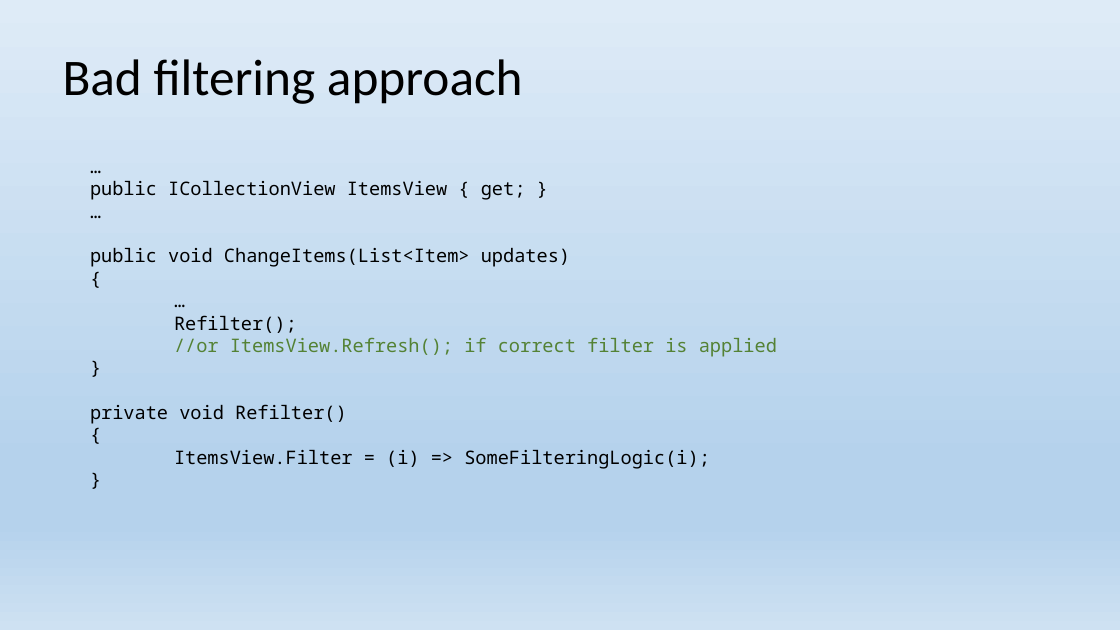
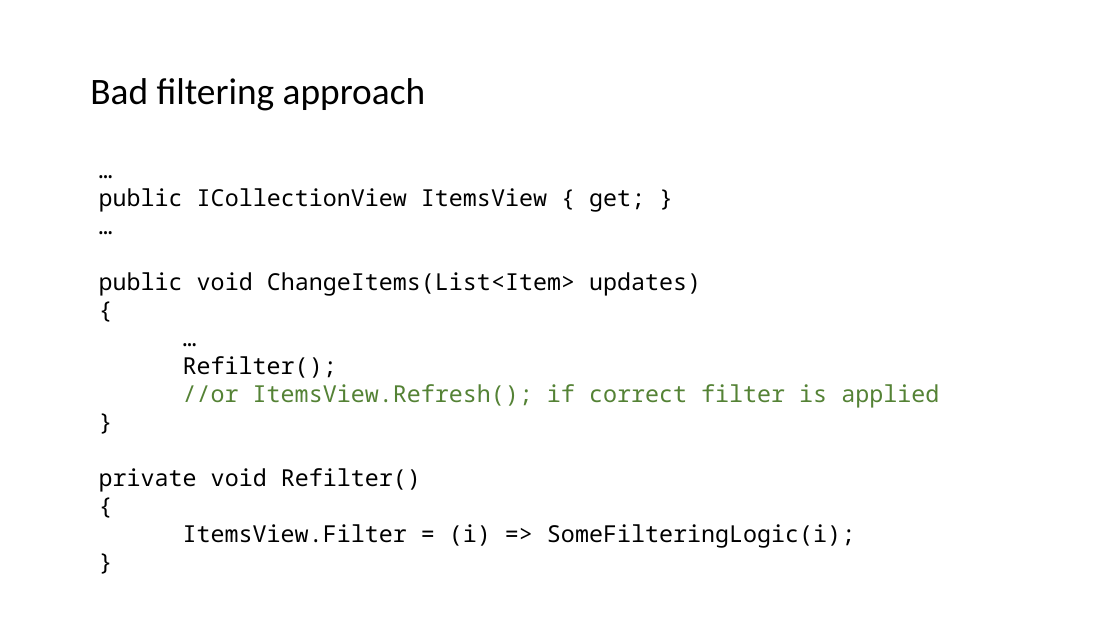
Before and after one commit to EPilyaev/WPFOptimizations, a slide deck: slide 17 of WPF Optimizations.pptx (slide 16 before the commit). Drawn at 1120x630 pixels with LibreOffice and Linux fonts; fonts in the diff are those of the drawing; background and template pictures are left out. Boxes give left, top, right and bottom in pixels: in the first picture for what was removed or moved away, otherwise in the second. Text is boxed around its words. In the diff, an @@ line names an element or a change of style, - is before the commit and + after.

Commit message:
Change presentation style to DA

```diff
--- a/WPF Optimizations.pptx
+++ b/WPF Optimizations.pptx
@@ background gradient #DEEBF7 to #B5D2EC to #CEE1F2 to #FFFFFF @@
@@ title "Bad filtering approach": place and size @@
-title "Bad filtering approach" at <box>63,59,523,104</box>
+title "Bad filtering approach" at <box>90,78,425,111</box>
@@ title "Bad filtering approach" at <box>90,78,425,111</box>: size 44 to 32 pt; line spacing 0.9 to 0.96; vertical alignment middle to top @@
@@ text "…": place and size @@
-text "…" at <box>90,180,777,469</box>
+text "…" at <box>99,188,939,548</box>
@@ text "…" at <box>99,188,939,548</box>: size 16 to 20 pt @@
```
Also in this commit, not shown: 27 other slides changed, 1 slide added.
